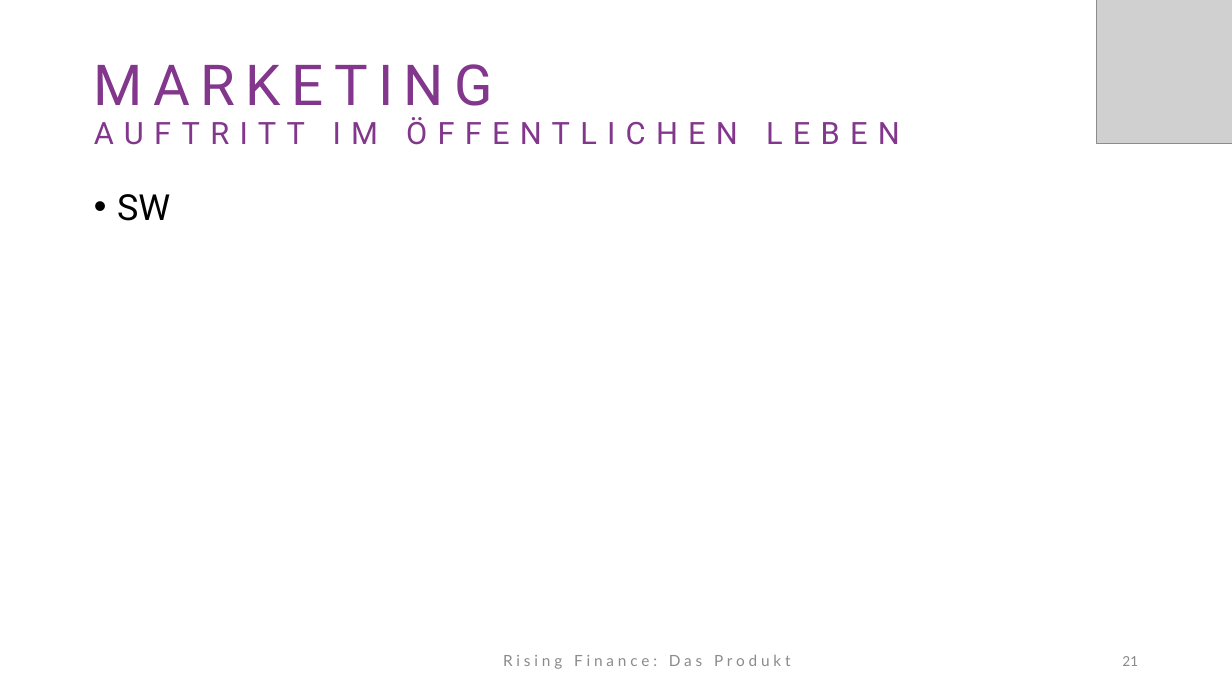
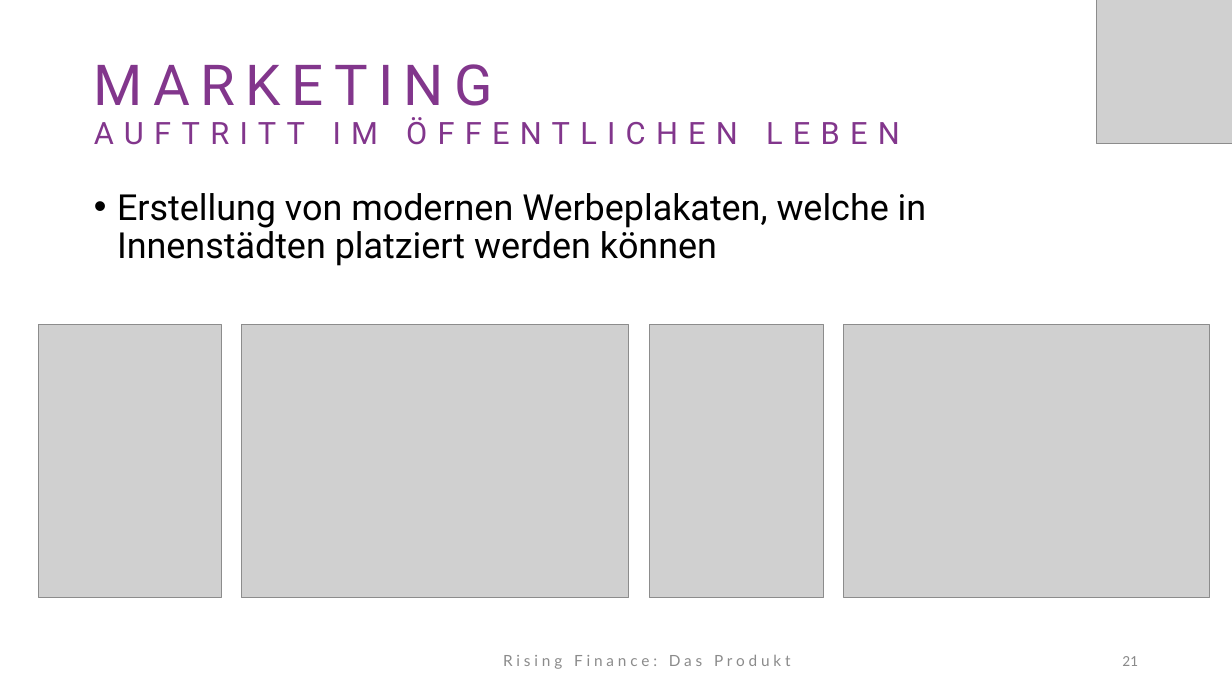
Before and after one commit to LennartFertig/Fallstudie-Rising-Finance, a slide deck: slide 21 of Abschlusspräsentation.pptx. Drawn at 1232x693 pixels with LibreOffice and Linux fonts; fonts in the diff are those of the drawing; grey boxes stand for pictures. Boxes give left, top, right and bottom in pixels: in the first picture for what was removed or moved away, otherwise in the second. Text is boxed around its words. In the diff, an @@ line names an element or a change of style, - is before the commit and + after.

```diff
--- a/Abschlusspräsentation.pptx
+++ b/Abschlusspräsentation.pptx
@@ text at (117,193,927,266): text changed @@
-• SW
+• Erstellung von modernen Werbeplakaten, welche in Innenstädten platziert werden können
@@ picture added at (39,324,221,598) @@
@@ picture added at (241,324,628,598) @@
@@ picture added at (650,324,823,598) @@
@@ picture added at (844,324,1210,598) @@
```
Also in this commit, not shown: 6 other slides changed, 1 slide added.
